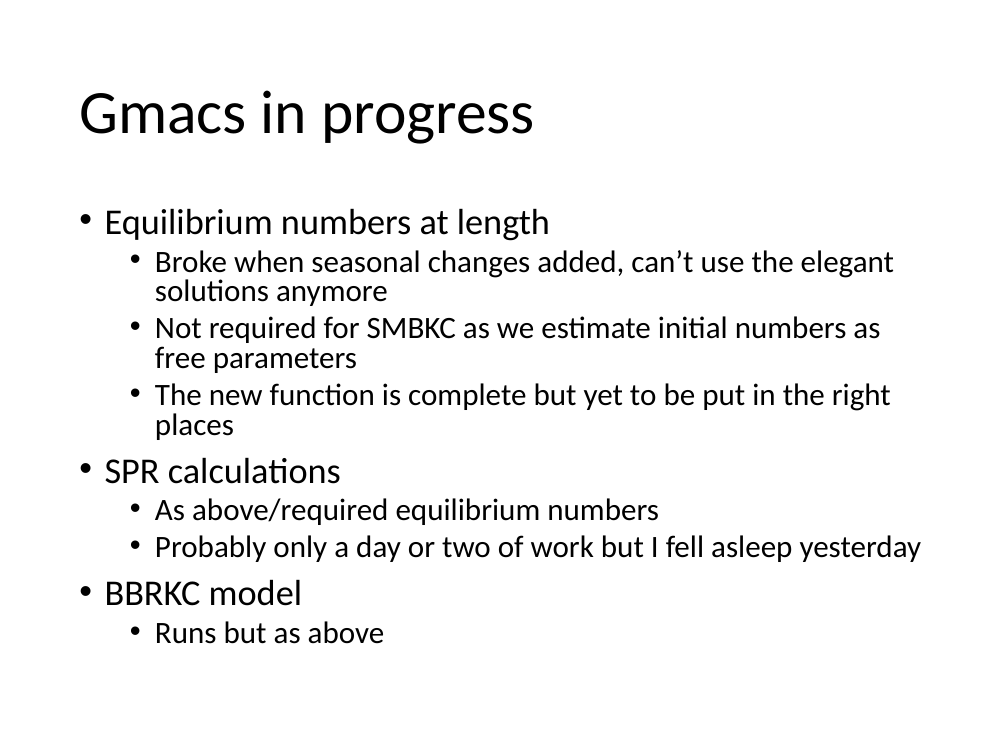
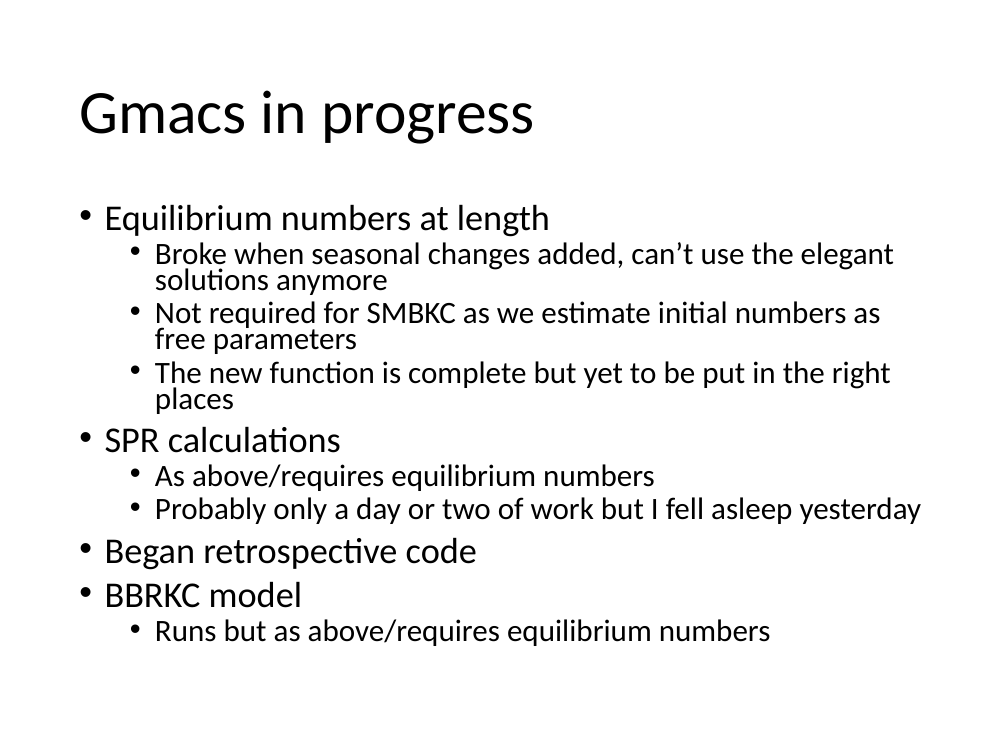
Before and after one commit to seacode/gmacs, a slide deck: slide 3 of docs/smbkc/smbkc.pptx. Drawn at 1008x756 pixels with LibreOffice and Linux fonts; fonts in the diff are those of the drawing. Boxes give left, top, right and bottom in pixels: in the first picture for what was removed or moved away, otherwise in the second. Text is boxed around its words. In the diff, an @@ line names an element or a change of style, - is before the commit and + after.

```diff
--- a/docs/smbkc/smbkc.pptx
+++ b/docs/smbkc/smbkc.pptx
@@ text at box(105, 204, 922, 608): line spacing 0.8 to 0.7 @@
@@ text at box(155, 464, 655, 491): text changed @@
-  • As above/required equilibrium numbers
+  • As above/requires equilibrium numbers
@@ text at box(105, 537, 477, 570): paragraph added @@
+• Began retrospective code
@@ text at box(155, 619, 771, 646): text changed @@
-  • Runs but as above
+  • Runs but as above/requires equilibrium numbers
```
Also in this commit, not shown: 1 slide added, 6 other files.
